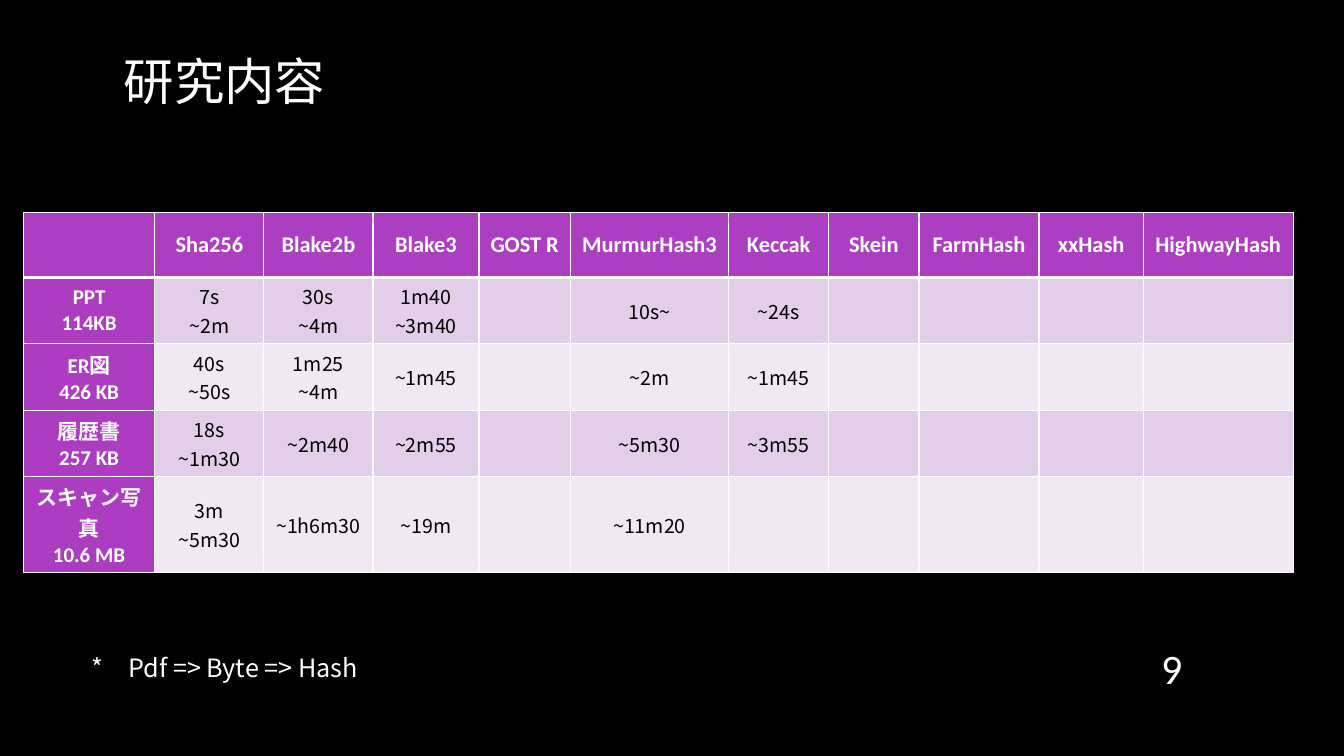
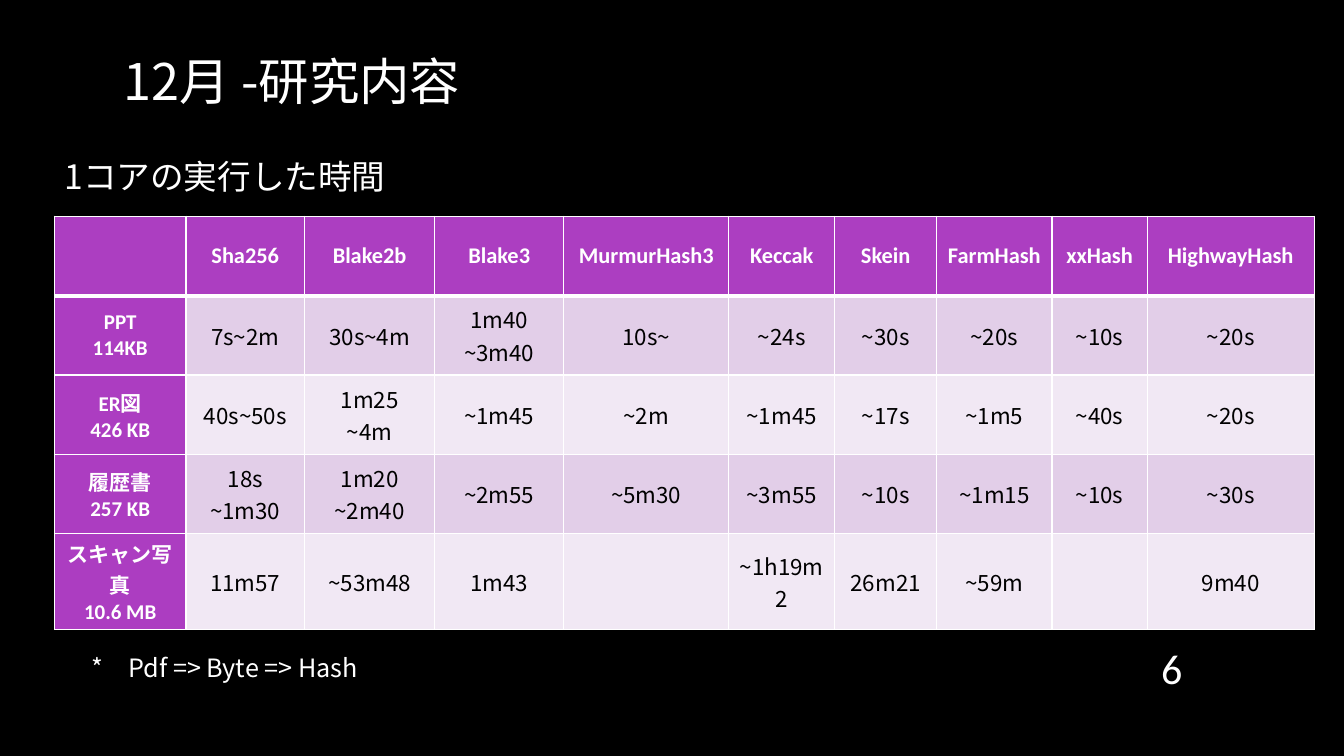
Before and after one commit to cyrusmanosa/Ecc-Year-3, a slide deck: slide 6 of Y3-Sem2/ITゼミ演習II/2024年度_12月報告会_Sk3a04_文家俊.pptx (slide 9 before the commit). Drawn at 1344x756 pixels with LibreOffice and Linux fonts; fonts in the diff are those of the drawing; background and template pictures are left out. Boxes give left, top, right and bottom in pixels: in the first picture for what was removed or moved away, otherwise in the second. Text is boxed around its words. In the diff, an @@ line names an element or a change of style, - is before the commit and + after.

```diff
--- a/Y3-Sem2/ITゼミ演習II/2024年度_12月報告会_Sk3a04_文家俊.pptx
+++ b/Y3-Sem2/ITゼミ演習II/2024年度_12月報告会_Sk3a04_文家俊.pptx
@@ title at (x1=124, y1=57, x2=460, y2=104): text changed @@
-研究内容
+12月 -研究内容
@@ text added at (x1=64, y1=160, x2=385, y2=192), 24 pt, text #FFFFFF @@
+1コアの実行した時間
@@ table at (x1=54, y1=217, x2=1315, y2=623) @@
-column 2: Sha256 | 7s ~2m | 40s ~50s | 18s ~1m30 | 3m ~5m30
-column 3: Blake2b | 30s ~4m | 1m25 ~4m | ~2m40 | ~1h6m30
-column 4: Blake3 | 1m40 ~3m40 | ~1m45 | ~2m55 | ~19m
-column 5: GOST R |  |  |  | 
-column 6: MurmurHash3 | 10s~ | ~2m | ~5m30 | ~11m20
-column 7: Keccak | ~24s | ~1m45 | ~3m55 | 
-column 8: Skein |  |  |  | 
-column 9: FarmHash |  |  |  | 
-column 10: xxHash |  |  |  | 
-column 11: HighwayHash |  |  |  | 
+column 2: Sha256 | 7s~2m | 40s~50s | 18s ~1m30 | 11m57
+column 3: Blake2b | 30s~4m | 1m25 ~4m | 1m20 ~2m40 | ~53m48
+column 4: Blake3 | 1m40 ~3m40 | ~1m45 | ~2m55 | 1m43
+column 5: MurmurHash3 | 10s~ | ~2m | ~5m30 | 
+column 6: Keccak | ~24s | ~1m45 | ~3m55 | ~1h19m2
+column 7: Skein | ~30s | ~17s | ~10s | 26m21
+column 8: FarmHash | ~20s | ~1m5 | ~1m15 | ~59m
+column 9: xxHash | ~10s | ~40s | ~10s | 
+column 10: HighwayHash | ~20s | ~20s | ~30s | 9m40
@@ table resized from (x1=23, y1=213, x2=1292, y2=566) to (x1=54, y1=217, x2=1315, y2=623) @@
@@ page number at (x1=1161, y1=655, x2=1182, y2=685): text changed @@
-9
+6
```
Also in this commit, not shown: 5 other slides changed, 2 slides added, 17 other files.
